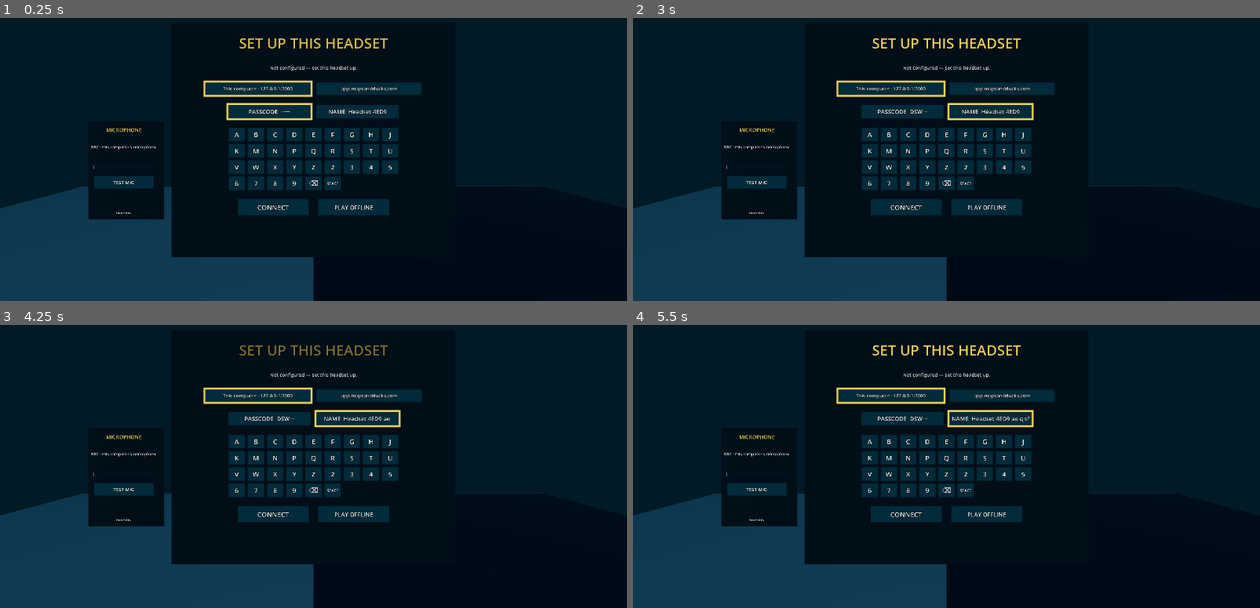
Above: before the commit, frames 1-4 (two rows, left to right).
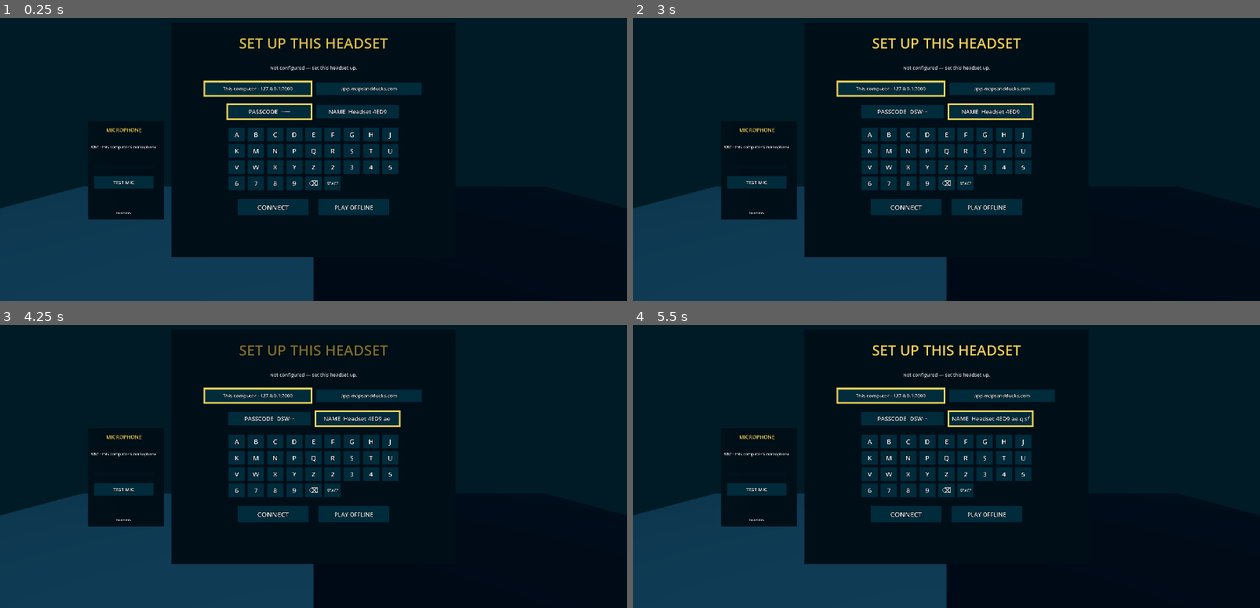
Above: after the commit, the same moments.

Repository: cosmicmonkeysounds/Loom
Game: Godot game, scene res://main.tscn
Same seed, same stepped clock (60 frames per second), same inputs: the game is played once before the commit and once after it. Video files are missing from this copy of the repository; at most half a second of black plays in their place.
Inputs (mouse positions are in pixels of both pictures, inside the frame that each line leads up to):
- Up to frame 1 (0.25 s): no input
- Up to frame 2 (3 s): tap Enter at 0.5, 0.6 s; move the mouse to (1084, 108) at 0.52 s; hold D 0.53-1.28 s; click (1084, 108) at 0.67 s; tap Space at 0.77, 1.52, 2 s; move the mouse to (821, 142) at 1.27 s; hold S 1.28-2.03 s; tap Keypad Enter at 1.35 s; move the mouse to (1009, 46) at 2.02 s; hold D 2.03-2.78 s; tap Backspace at 2.1 s; move the mouse to (915, 196) at 2.77 s; hold W from 2.78 s (still down); tap Tab at 2.85 s; click (915, 196) at 2.92 s
- Up to frame 3 (4.25 s): tap Space at 3.02, 3.77 s; move the mouse to (501, 483) at 3.52 s; release W at 3.53 s; hold A from 3.53 s (still down); tap E at 3.6 s
- Up to frame 4 (5.5 s): move the mouse to (758, 378) at 4.27 s; tap Q at 4.35 s; tap Space at 4.52 s; move the mouse to (977, 432) at 5.02 s; release A at 5.03 s; hold S from 5.03 s (still down); tap F at 5.1 s; click (977, 432) at 5.17 s

The runs differ from the first frame. In frame 1, 0.4% of the frame differs, in the area x 14-64%, y 16-72%; in frame 2, 0.4%; in frame 3, 0.4%; in frame 4, 0.4%.

Commit message:
fix(reinstall-vr): back to the known-good picture (no MSAA on medium, foveation 3); log the picture
The Quest 3 drew a black void with only the text showing since MSAA 2x
went on for medium and foveation dropped to level 1. Put both back,
log the tier, MSAA, foveation and display rate at start, and give
quest-win.ps1 -Logs (records the game's log) and a 16 MB log buffer on
install.

Co-Authored-By: Claude Opus 5.5 <noreply@anthropic.com>

Diff:
--- a/reinstall/vr/house/house_look.gd
+++ b/reinstall/vr/house/house_look.gd
@@ -298,14 +298,8 @@
 	return env
 
 
-## The 3D anti-aliasing for a tier: 2× on `medium`, 4× on `high`. Edges that
-## crawl as the view moves tire the eyes fast in a headset, and MSAA is
-## nearly free on the Quest's tiled GPU; only `low` (the fallback) goes
-## without.
+## The 3D anti-aliasing for a tier: 2× MSAA on `high` only. (2× on `medium`
+## drew a black void on the Quest 3, with only the text showing, on
+## 2026-10-29: leave `medium` without until a build proves otherwise.)
 static func msaa(tier := HouseLights.DEFAULT_TIER) -> Viewport.MSAA:
-	match HouseLights.tier_of(tier):
-		"high":
-			return Viewport.MSAA_4X
-		"medium":
-			return Viewport.MSAA_2X
-	return Viewport.MSAA_DISABLED
+	return Viewport.MSAA_2X if HouseLights.tier_of(tier) == "high" else Viewport.MSAA_DISABLED
--- a/reinstall/vr/main.gd
+++ b/reinstall/vr/main.gd
@@ -27,6 +27,7 @@
 	HouseLook.set_tier(tier)
 	$WorldEnvironment.environment = HouseLook.environment(tier)
 	get_viewport().msaa_3d = HouseLook.msaa(tier)
+	print("reinstall-vr: picture — tier %s, msaa %d, foveation %s, xr %s" % [tier, get_viewport().msaa_3d, ProjectSettings.get_setting("xr/openxr/foveation_level"), xr_on])
 	$Sun.rotation_degrees = Vector3(-55.0, 35.0, 0.0)
 	$Sun.light_energy = HouseLights.DAY_SUN
 	game.world_env = $WorldEnvironment.environment
@@ -68,6 +69,7 @@
 func _match_physics(rate: float) -> void:
 	if rate >= 60.0:
 		Engine.physics_ticks_per_second = roundi(rate)
+	print("reinstall-vr: display %.0f Hz (offered %s), physics %d Hz" % [rate, xr_interface.get_available_display_refresh_rates(), Engine.physics_ticks_per_second])
 
 
 ## A Quest pauses the app when the headset sleeps: no frame runs until it
--- a/reinstall/vr/project.godot
+++ b/reinstall/vr/project.godot
@@ -39,7 +39,7 @@
 
 openxr/enabled=true
 openxr/reference_space=2
-openxr/foveation_level=1
+openxr/foveation_level=3
 openxr/foveation_dynamic=true
 openxr/startup_alert=false
 openxr/extensions/user_presence=true
--- a/reinstall/vr/test/game.gd
+++ b/reinstall/vr/test/game.gd
@@ -4711,7 +4711,7 @@
 		_check(env.glow_enabled == (t == "high"), "graphics: %s %s glow" % [t, "has" if t == "high" else "has no"])
 		_check(not env.ssao_enabled and not env.ssr_enabled and not env.ssil_enabled and not env.volumetric_fog_enabled and not env.sdfgi_enabled, "graphics: %s has no SSAO / SSR / SSIL / volumetric fog / SDFGI" % t)
 		_check(_near(env.ambient_light_energy, HouseLights.DAY_AMBIENT), "graphics: %s starts at today's ambient" % t)
-	_check(HouseLook.msaa("high") == Viewport.MSAA_4X and HouseLook.msaa("medium") == Viewport.MSAA_2X and HouseLook.msaa("low") == Viewport.MSAA_DISABLED, "graphics: MSAA 4× on high, 2× on medium, off on low")
+	_check(HouseLook.msaa("high") == Viewport.MSAA_2X and HouseLook.msaa("medium") == Viewport.MSAA_DISABLED and HouseLook.msaa("low") == Viewport.MSAA_DISABLED, "graphics: MSAA on high only")
 	HouseLook.set_tier("low")
 	var low_mat := HouseLook.wall() as StandardMaterial3D
 	HouseLook.set_tier("medium")
@@ -4887,7 +4887,7 @@
 	game.clock = func() -> float: return _now
 	var env: Environment = (main.get_node("WorldEnvironment") as WorldEnvironment).environment
 	_check(env.glow_enabled and env.tonemap_mode == Environment.TONE_MAPPER_ACES and game.world_env == env, "lamps game: high glows and tone-maps; the game has the environment")
-	_check(main.get_viewport().msaa_3d == Viewport.MSAA_4X, "lamps game: high turns MSAA 4× on")
+	_check(main.get_viewport().msaa_3d == Viewport.MSAA_2X, "lamps game: high turns MSAA on")
 	_check(game.lamps != null and game.lamps.pool.size() == 5 and game.lamps.bulb_ids().size() == 5, "lamps game: a frame already in is drawn; high pools 5")
 	game._process(0.016)
 	_check(not game.lamps.in_house and _near(env.ambient_light_energy, HouseLights.DAY_AMBIENT, 1e-3), "lamps game: the lobby keeps today's ambient")
Not shown, changed: docs/loom-reinstall.md
Not shown, changed: reinstall/CLAUDE.md
Not shown, changed: reinstall/vr/README.md
Not shown, changed: reinstall/vr/tools/quest-win.ps1
